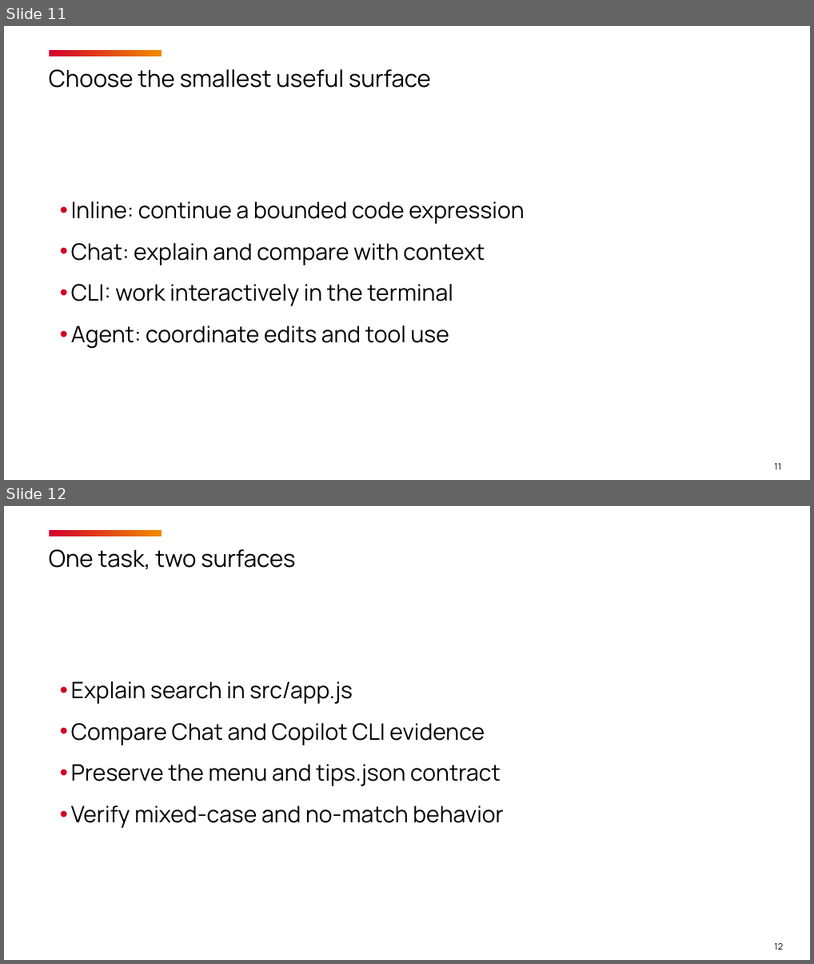
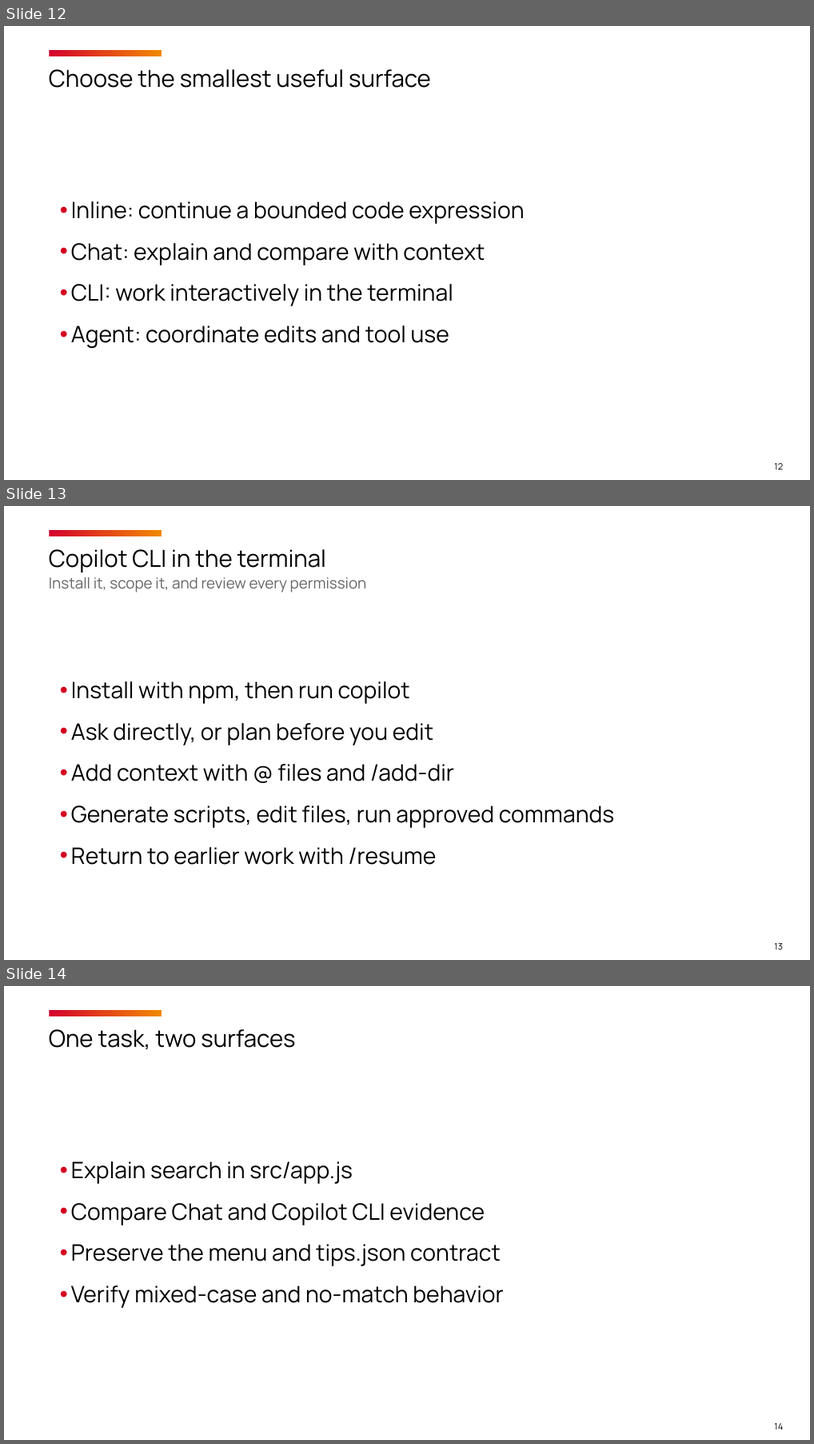
Before and after one commit to timothywarner-org/copilot-cert-prep, a slide deck: warner-github-cert-prep-september-2026.pptx. Shown one above the other, each under a label of ours: slides 11 and 12 before the commit, slides 12, 13 and 14 after it. The pictures are 814x964 and 814x1444 pixels, drawn with LibreOffice and Linux fonts; fonts in the diff are those of the drawing; background and template pictures are left out. Boxes give left, top, right and bottom in pixels: in the first picture for what was removed or moved away, otherwise in the second. Text is boxed around its words. In the diff, an @@ line names an element or a change of style, - is before the commit and + after.

```diff
--- a/warner-github-cert-prep-september-2026.pptx
+++ b/warner-github-cert-prep-september-2026.pptx
@@ slide 13 added at (x1=4, y1=506, x2=810, y2=960), background #FFFFFF; not listed: 1 template element that a slide beside it also shows @@
@@ title added at (x1=49, y1=549, x2=367, y2=592), 13.5 pt, text #666666 @@
+Copilot CLI in the terminal
+Install it, scope it, and review every permission
@@ text added at (x1=71, y1=681, x2=614, y2=864), 20.2 pt, text #000000 @@
+• Install with npm, then run copilot
+• Ask directly, or plan before you edit
+• Add context with @ files and /add-dir
+• Generate scripts, edit files, run approved commands
+• Return to earlier work with /resume
@@ page number added at (x1=774, y1=943, x2=783, y2=949), 8 pt, text #000000 @@
+13
@@ what was slide 11 is now slide 12 @@
@@ page number at (x1=774, y1=463, x2=783, y2=469): text changed @@
-11
+12
@@ what was slide 12 is now slide 14 @@
@@ page number at (x1=774, y1=1423, x2=783, y2=1429): text changed @@
-12
+14
```
Also in this commit, not shown: 9 slides changed, 5 other slides added, 2 other files.
